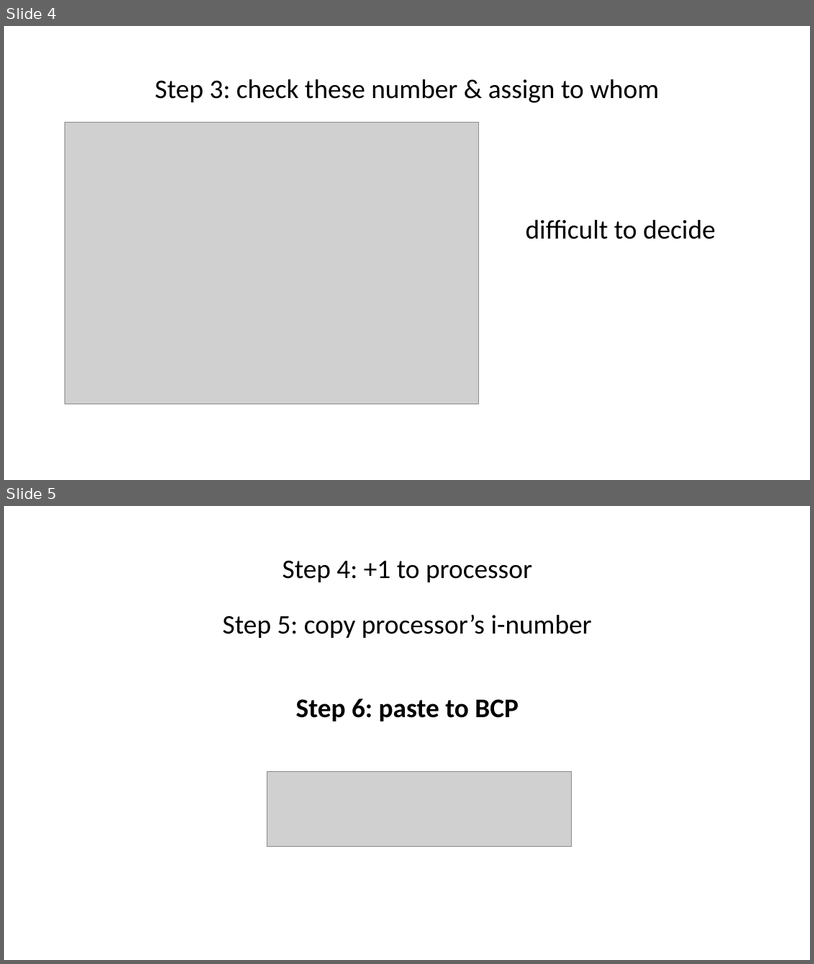
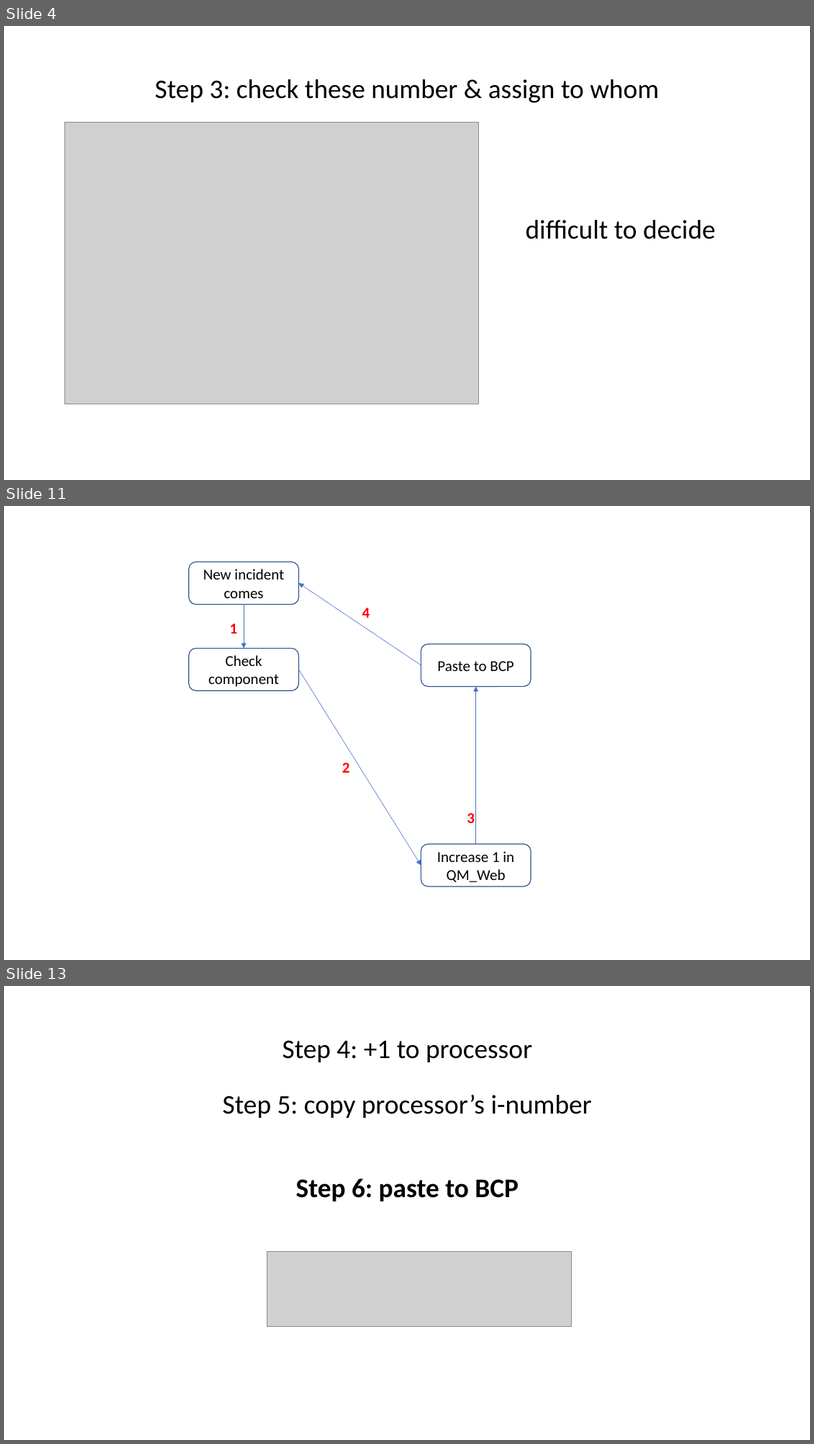
Before and after one commit to Ahaan17Saroch/Queue-Manager-Cloud-Dispatcher, a slide deck: SAP精简版.pptx. Shown one above the other, each under a label of ours: slides 4 and 5 before the commit, slides 4, 11 and 13 after it; the slides between them are not shown. The pictures are 814x964 and 814x1444 pixels, drawn with LibreOffice and Linux fonts; fonts in the diff are those of the drawing; grey boxes stand for pictures. Boxes give left, top, right and bottom in pixels: in the first picture for what was removed or moved away, otherwise in the second. Text is boxed around its words. In the diff, an @@ line names an element or a change of style, - is before the commit and + after.

```diff
--- a/SAP精简版.pptx
+++ b/SAP精简版.pptx
@@ slide 11 added at (4, 506, 810, 960), background #FFFFFF @@
@@ rounded rectangle added at (189, 561, 299, 604), fill #FFFFFF, outline #325491 1 pt, 18 pt, text #000000 @@
+New incident comes
@@ arrow added from (422, 665) to (299, 583), #4472C4 0.5 pt @@
@@ arrow added from (244, 604) to (244, 648), #4472C4 0.5 pt @@
@@ text added at (363, 608, 370, 618), 18 pt, text #FF0000, bold @@
+4
@@ text added at (230, 623, 238, 633), 18 pt, text #FF0000, bold @@
+1
@@ rounded rectangle added at (189, 648, 299, 690), fill #FFFFFF, outline #325491 1 pt, 18 pt, text #000000 @@
+Check component
@@ rounded rectangle added at (422, 644, 532, 686), fill #FFFFFF, outline #325491 1 pt, 18 pt, text #000000 @@
+Paste to BCP
@@ arrow added from (299, 669) to (422, 865), #4472C4 0.5 pt @@
@@ arrow added from (476, 844) to (476, 686), #4472C4 0.5 pt @@
@@ text added at (342, 762, 350, 772), 18 pt, text #FF0000, bold @@
+2
@@ text added at (467, 813, 475, 823), 18 pt, text #FF0000, bold @@
+3
@@ rounded rectangle added at (422, 844, 532, 886), fill #FFFFFF, outline #325491 1 pt, 18 pt, text #000000 @@
+Increase 1 in QM_Web
@@ what was slide 5 is now slide 13 @@
```
Also in this commit, not shown: 3 slides changed, 8 other slides added, 1 slide removed, 3 other files.
